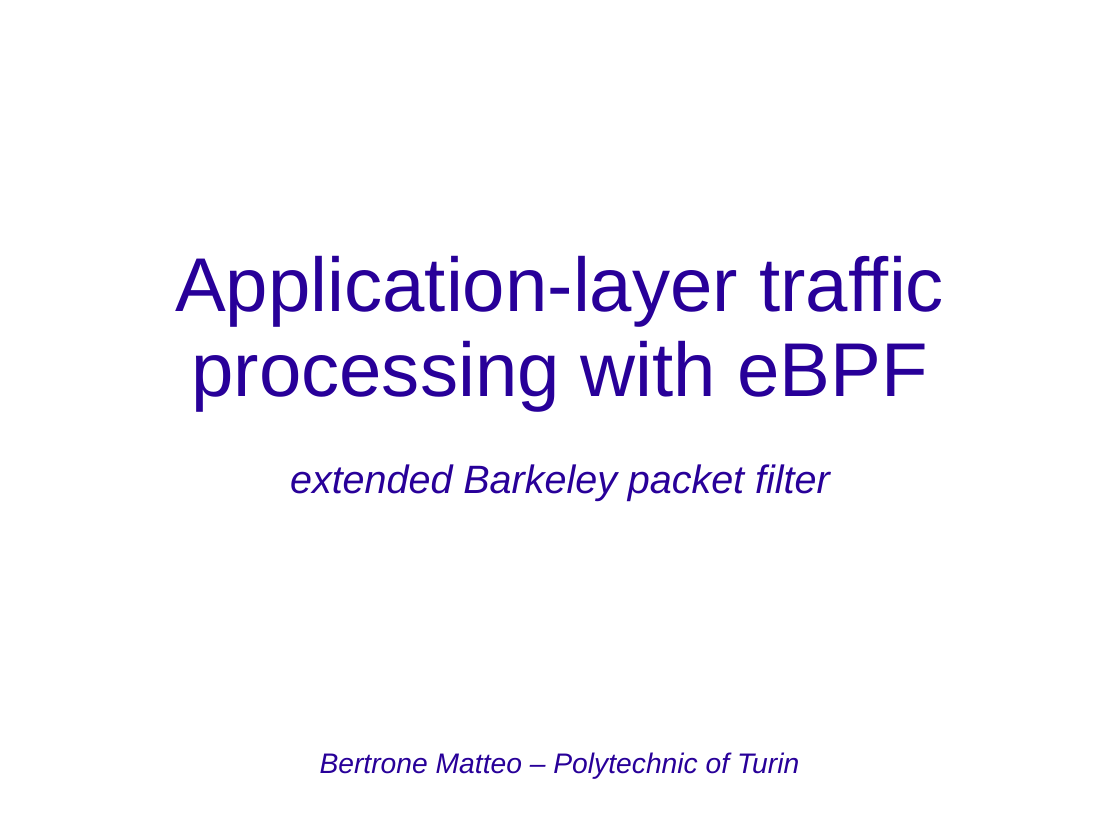
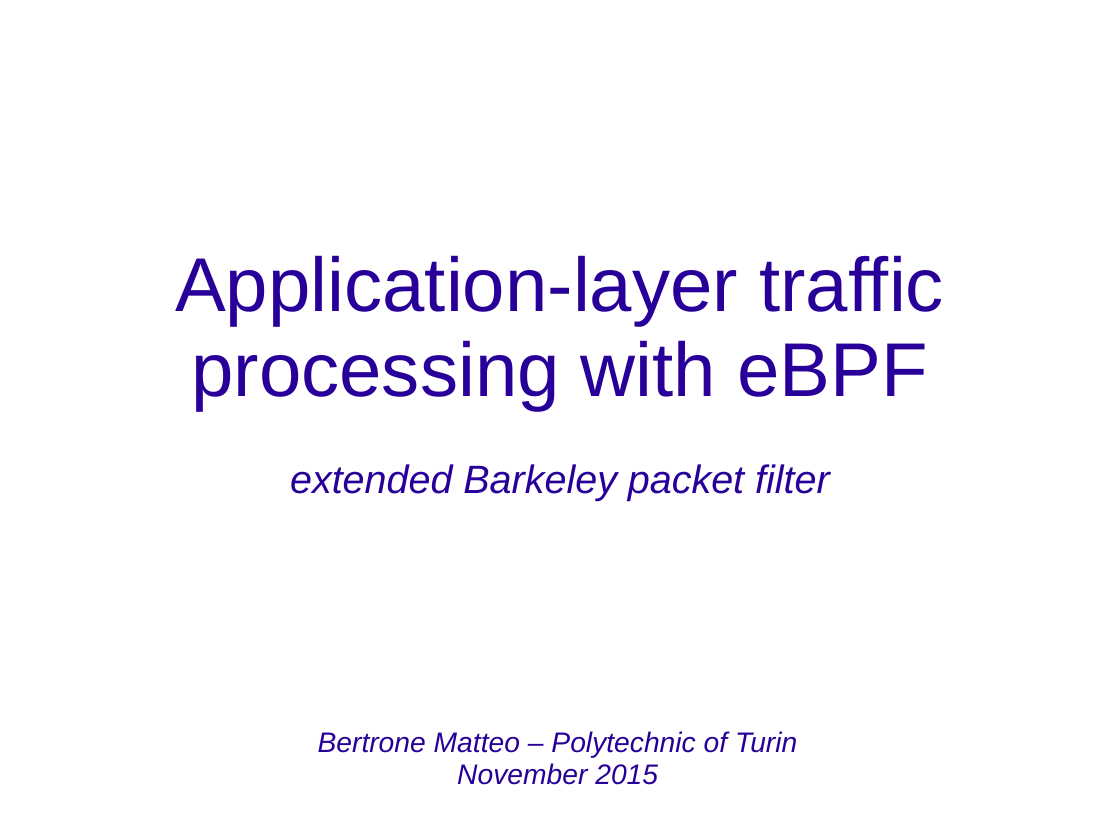
Before and after one commit to netgroup-polito/ebpf-test, a slide deck: slide 1 of eBPF - Short Presentation.ppt. Drawn at 1120x840 pixels with LibreOffice and Linux fonts; fonts in the diff are those of the drawing; background and template pictures are left out. Boxes give left, top, right and bottom in pixels: in the first picture for what was removed or moved away, otherwise in the second. Text is boxed around its words. In the diff, an @@ line names an element or a change of style, - is before the commit and + after.

```diff
--- a/eBPF - Short Presentation.ppt
+++ b/eBPF - Short Presentation.ppt
@@ text "Bertrone Matteo – Polytechnic of ...": place and size @@
-text "Bertrone Matteo – Polytechnic of ..." at bbox=[320, 752, 799, 779]
+text "Bertrone Matteo – Polytechnic of ..." at bbox=[318, 731, 797, 785]
@@ text at bbox=[457, 763, 658, 785]: paragraph added @@
+November 2015
```
Also in this commit, not shown: 8 other slides changed, 1 slide added, 5 other files.
